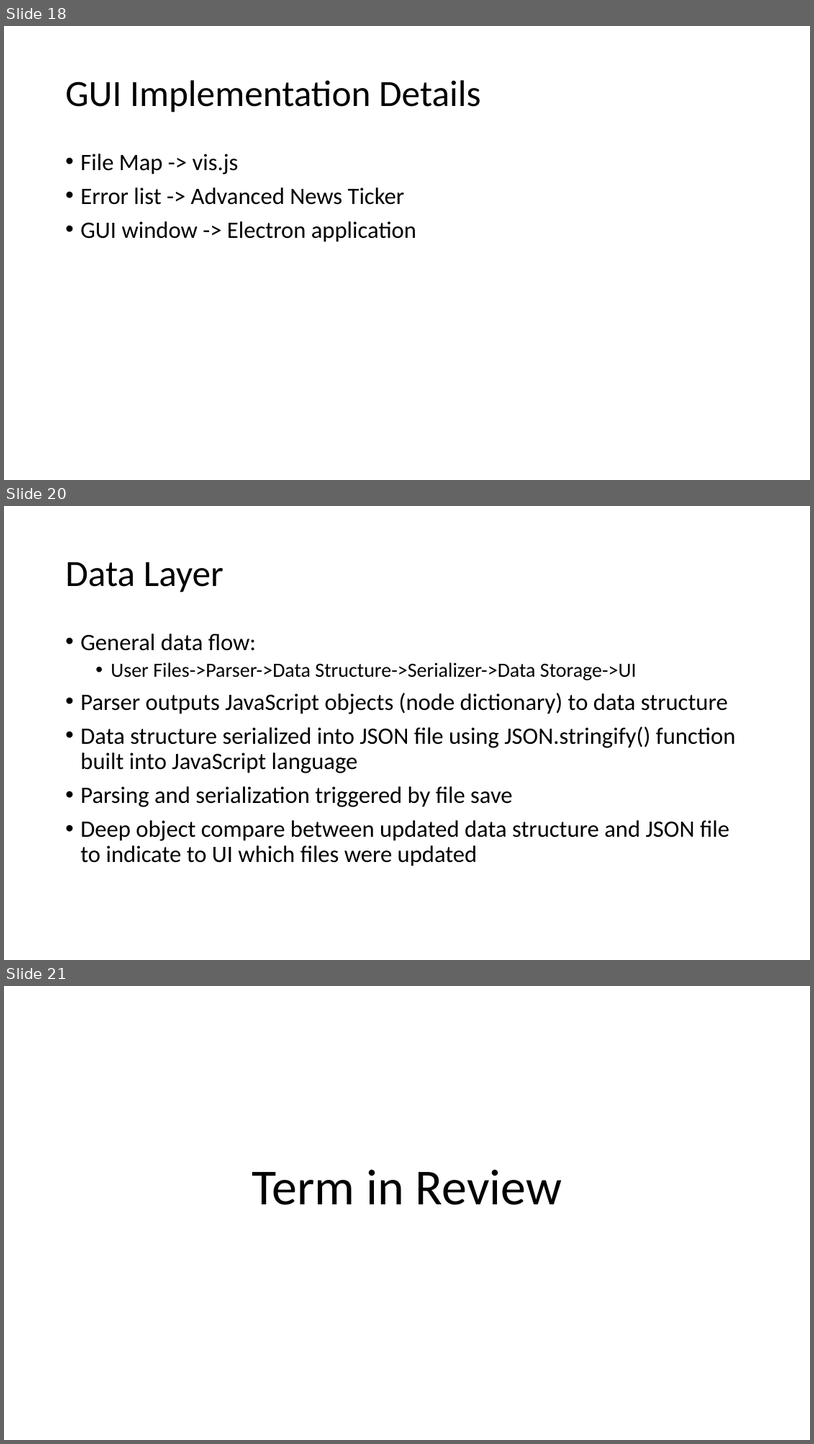
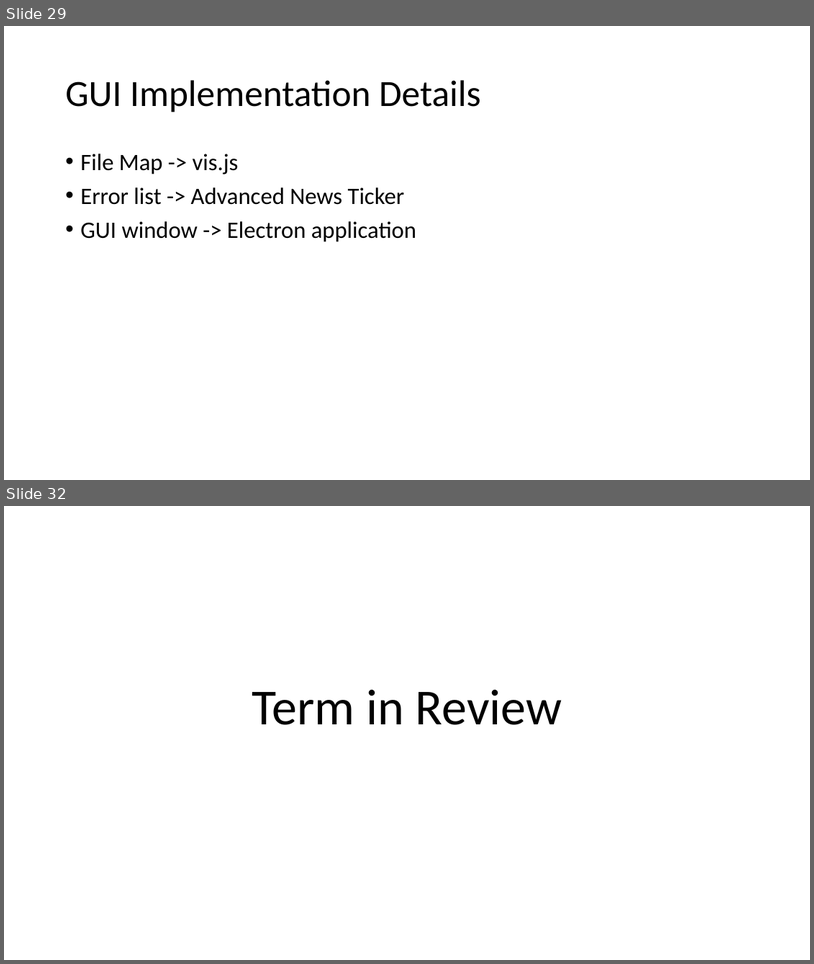
Before and after one commit to slichlyter12/Postal, a slide deck: ProgressReportMidWinter/Progress-Report-MidWinter-team38.pptx. Shown one above the other, each under a label of ours: slides 18, 20 and 21 before the commit, slides 29 and 32 after it; the slides between them are not shown. The pictures are 814x1444 and 814x964 pixels, drawn with LibreOffice and Linux fonts; fonts in the diff are those of the drawing. Boxes give left, top, right and bottom in pixels: in the first picture for what was removed or moved away, otherwise in the second. Text is boxed around its words. In the diff, an @@ line names an element or a change of style, - is before the commit and + after.

```diff
--- a/ProgressReportMidWinter/Progress-Report-MidWinter-team38.pptx
+++ b/ProgressReportMidWinter/Progress-Report-MidWinter-team38.pptx
@@ slide 20 removed at box(4, 506, 810, 960), background #FFFFFF @@
@@ title removed at box(65, 562, 224, 592) @@
-Data Layer
@@ text removed at box(80, 633, 736, 866) @@
-• General data flow:
-  • User Files->Parser->Data Structure->Serializer->Data Storage->UI
-• Parser outputs JavaScript objects (node dictionary) to data structure
-• Data structure serialized into JSON file using JSON.stringify() function built into JavaScript language
-• Parsing and serialization triggered by file save
-• Deep object compare between updated data structure and JSON file to indicate to UI which files were updated
@@ what was slide 18 is now slide 29 @@
@@ what was slide 21 is now slide 32 @@
```
Also in this commit, not shown: 14 slides changed, 16 slides added, 5 other slides removed.
